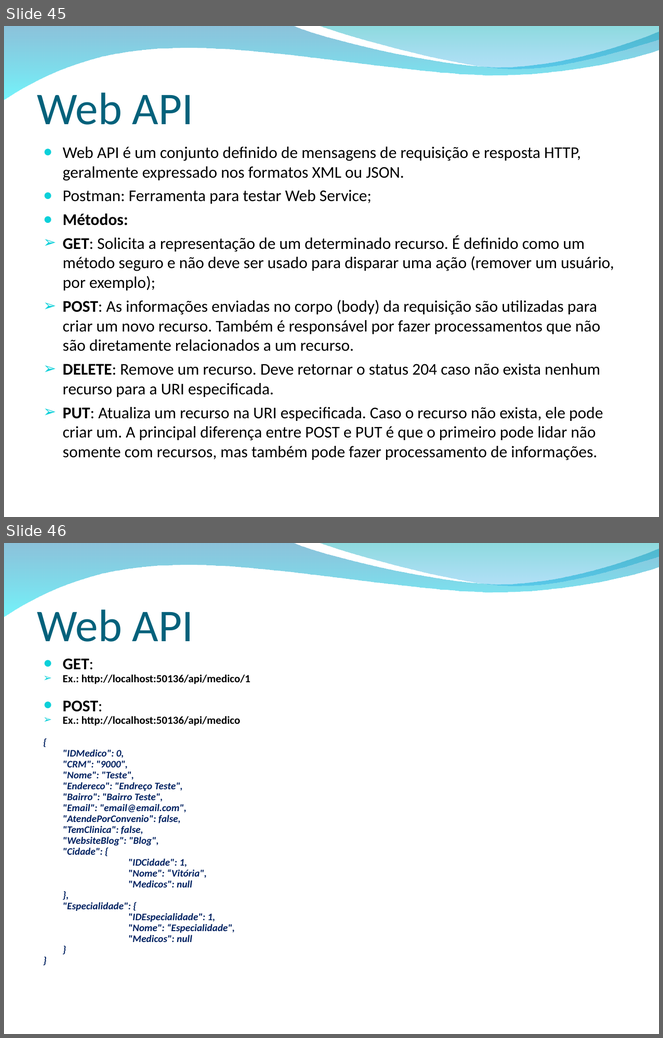
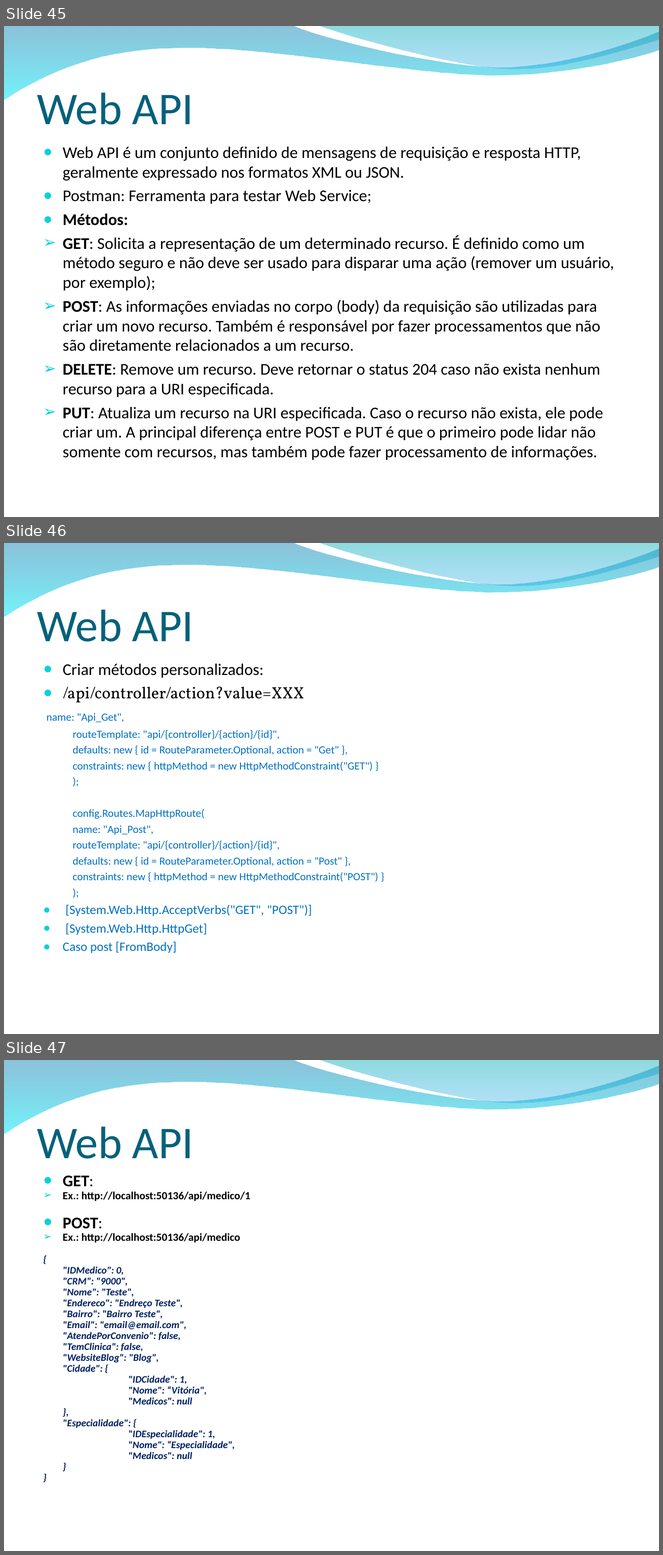
Before and after one commit to wandersonalvesrodrigues/Apresentacao_ASP.NET_MVC, a slide deck: ASP.NET MVC.ppt. Shown one above the other, each under a label of ours: slides 45 and 46 before the commit, slides 45, 46 and 47 after it. The pictures are 663x1038 and 663x1555 pixels, drawn with LibreOffice and Linux fonts; fonts in the diff are those of the drawing; background and template pictures are left out. Boxes give left, top, right and bottom in pixels: in the first picture for what was removed or moved away, otherwise in the second. Text is boxed around its words. In the diff, an @@ line names an element or a change of style, - is before the commit and + after.

```diff
--- a/ASP.NET MVC.ppt
+++ b/ASP.NET MVC.ppt
@@ slide 46 added at [4, 543, 659, 1034], background picture (left out); not listed: 2 template elements that a slide beside it also shows @@
@@ title added at [37, 610, 194, 642], 50 pt, text #04617B @@
+Web API
@@ text added at [47, 664, 378, 953], 12 pt, text #0070C0 @@
+● Criar métodos personalizados:
+● /api/controller/action?value=XXX
+name: "Api_Get",
+routeTemplate: "api/{controller}/{action}/{id}",
+defaults: new { id = RouteParameter.Optional, action = "Get" },
+constraints: new { httpMethod = new HttpMethodConstraint("GET") }
+);
+config.Routes.MapHttpRoute(
+name: "Api_Post",
+routeTemplate: "api/{controller}/{action}/{id}",
+defaults: new { id = RouteParameter.Optional, action = "Post" },
+constraints: new { httpMethod = new HttpMethodConstraint("POST") }
+);
+● [System.Web.Http.AcceptVerbs("GET", "POST")]
+● [System.Web.Http.HttpGet]
+● Caso post [FromBody]
@@ what was slide 46 is now slide 47 @@
```
Also in this commit, not shown: 1 slide changed.
